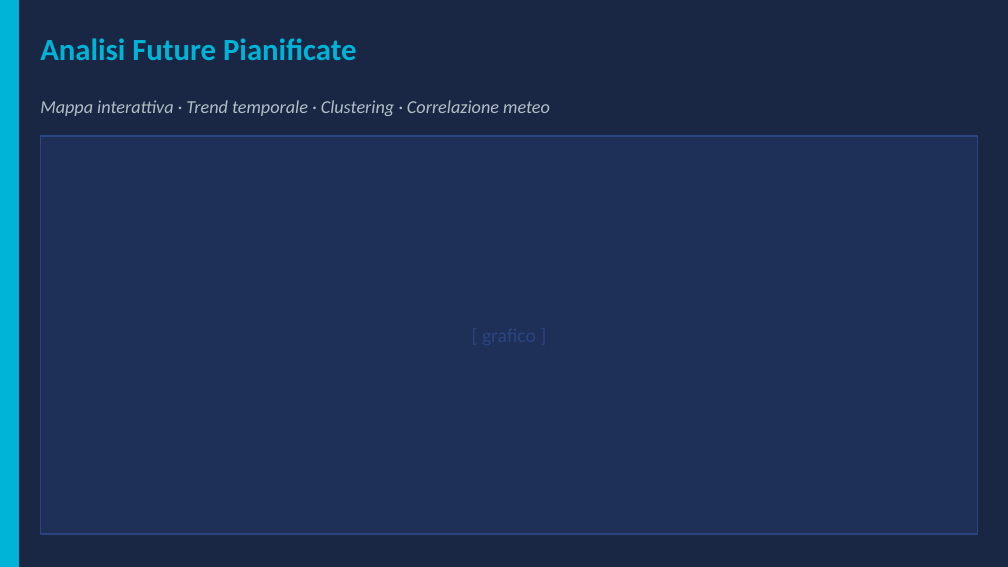
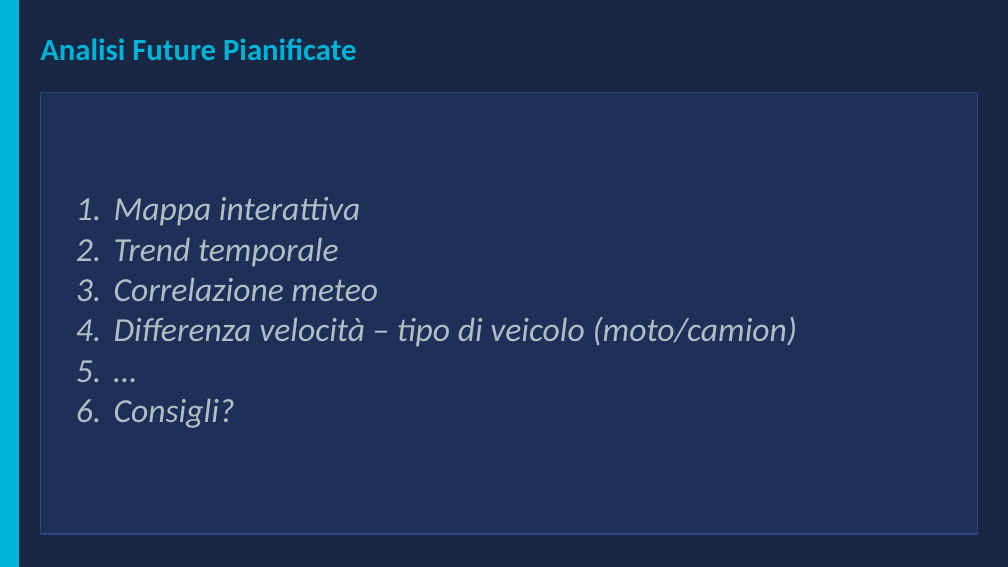
Before and after one commit to pezzandre/dataScience2, a slide deck: slide 6 of speed_monitoring.pptx (slide 8 before the commit). Drawn at 1008x567 pixels with LibreOffice and Linux fonts; fonts in the diff are those of the drawing. Boxes give left, top, right and bottom in pixels: in the first picture for what was removed or moved away, otherwise in the second. Text is boxed around its words. In the diff, an @@ line names an element or a change of style, - is before the commit and + after.

```diff
--- a/speed_monitoring.pptx
+++ b/speed_monitoring.pptx
@@ rectangle: place and size @@
-rectangle at (40, 136, 978, 534)
+rectangle at (40, 93, 978, 534)
@@ text at (114, 197, 798, 428): text changed; size 13 to 24 pt @@
-Mappa interattiva · Trend temporale · Clustering · Correlazione meteo
+1. Mappa interattiva
+2. Trend temporale
+3. Correlazione meteo
+4. Differenza velocità – tipo di veicolo (moto/camion)
+5. …
+6. Consigli?
```
Also in this commit, not shown: 6 other slides changed, 2 slides removed, 1 other file.
